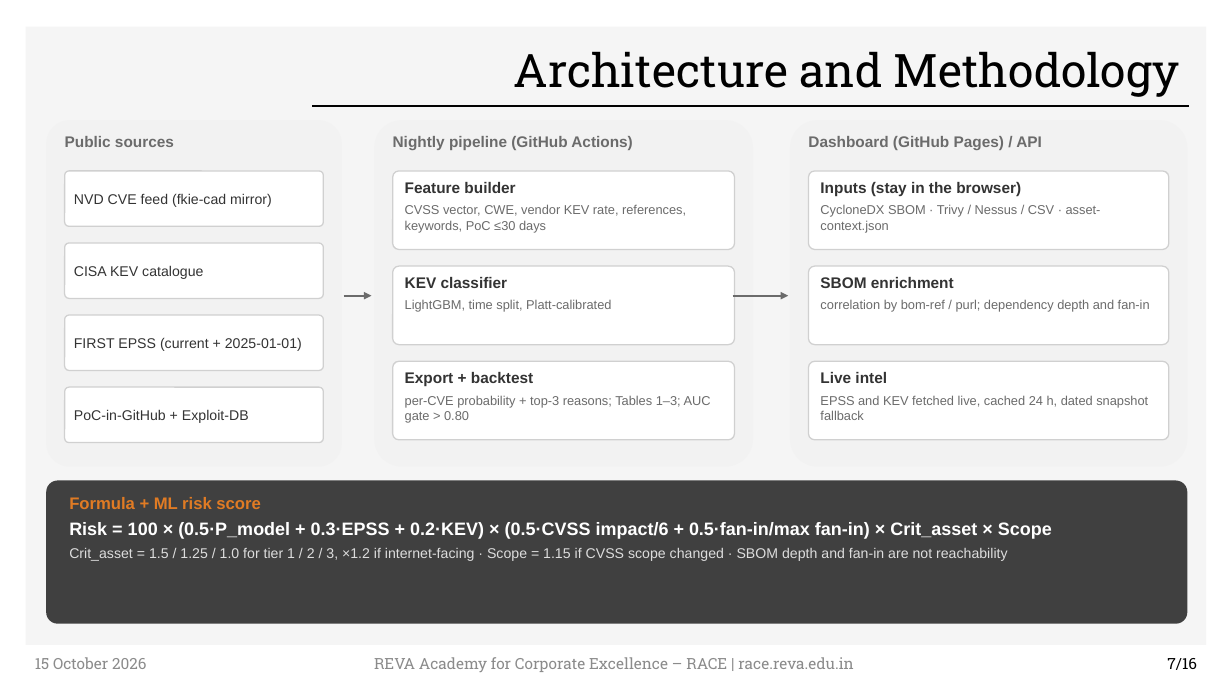
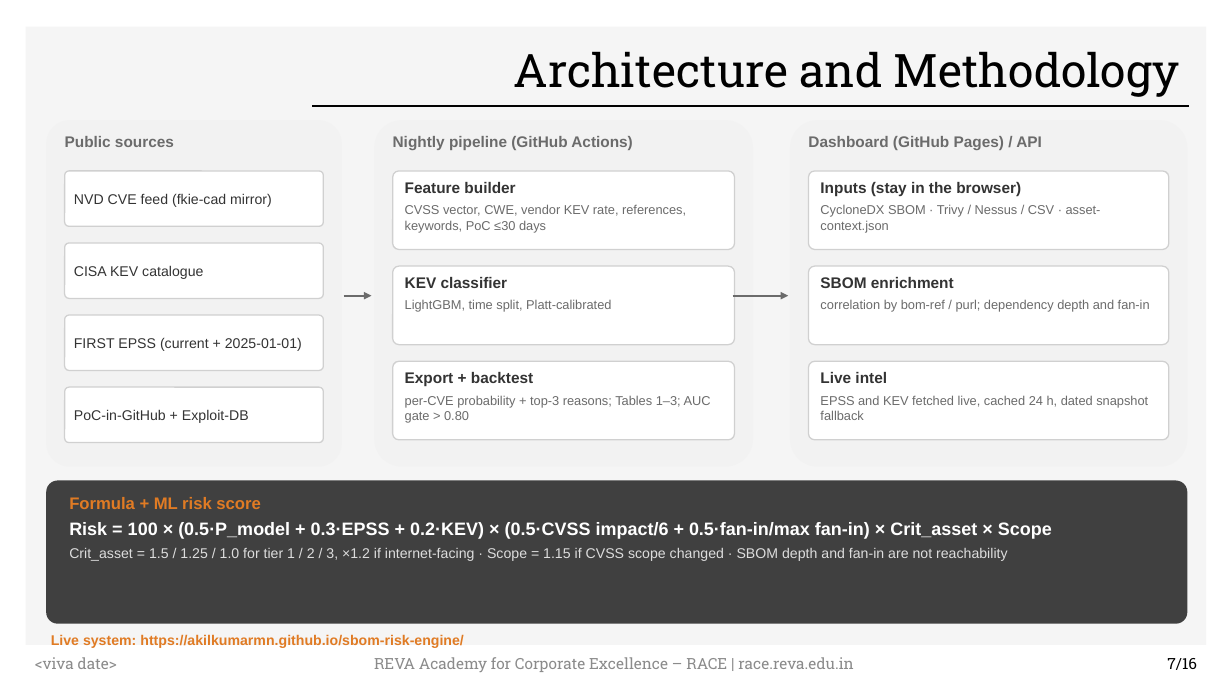
Before and after one commit to akilkumarmn/sbom-risk-engine, a slide deck: slide 7 of docs/deck/Cap2_SBOM_Risk_Engine_results.pptx. Drawn at 1232x693 pixels with LibreOffice and Linux fonts; fonts in the diff are those of the drawing; background and template pictures are left out. Boxes give left, top, right and bottom in pixels: in the first picture for what was removed or moved away, otherwise in the second. Text is boxed around its words. In the diff, an @@ line names an element or a change of style, - is before the commit and + after.

```diff
--- a/docs/deck/Cap2_SBOM_Risk_Engine_results.pptx
+++ b/docs/deck/Cap2_SBOM_Risk_Engine_results.pptx
@@ text at (35, 657, 117, 669): text changed @@
-15 October 2026
+<viva date>
@@ text added at (51, 634, 464, 648), 11 pt, text #E07B24, bold @@
+Live system: https://akilkumarmn.github.io/sbom-risk-engine/
```
Also in this commit, not shown: 15 other slides changed, 32 other files.
